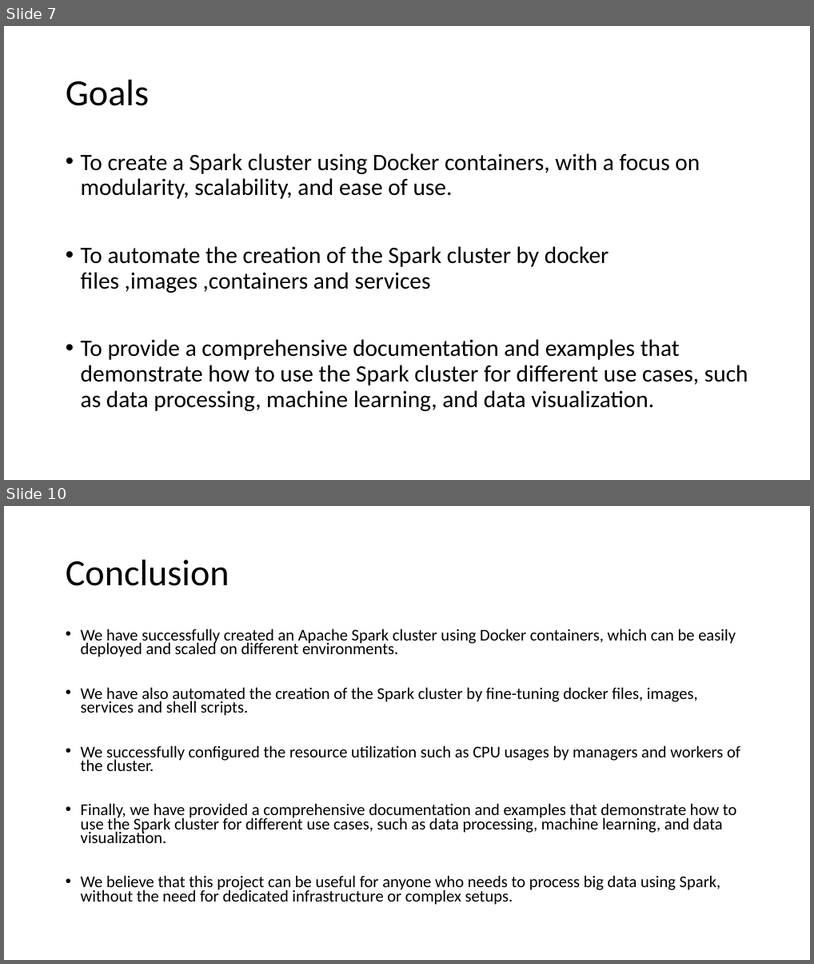
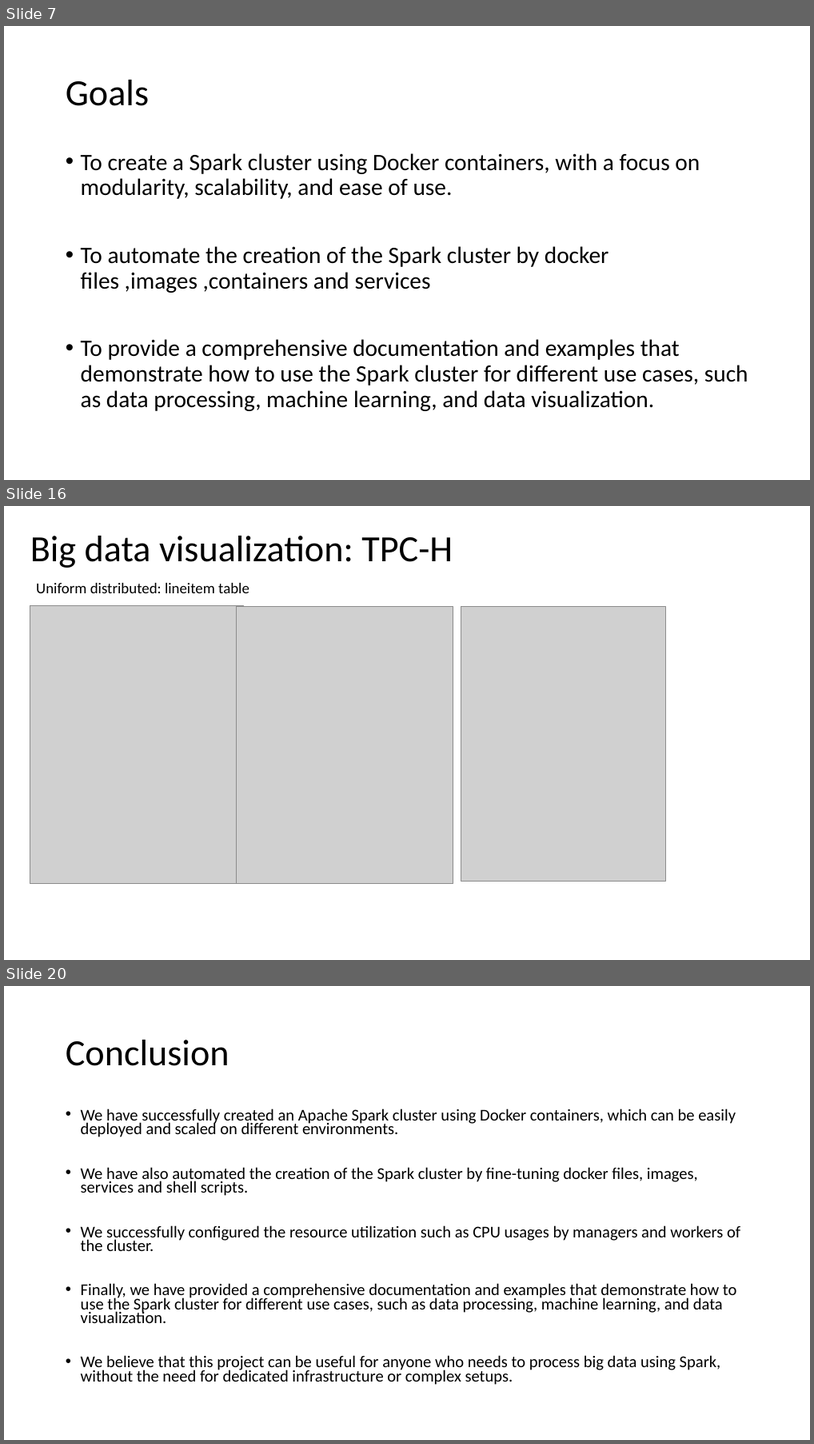
Before and after one commit to gprasad09/Apache-Spark-Cluster-Project, a slide deck: misc/ProjectReports-In progress/TermProject.pptx. Shown one above the other, each under a label of ours: slides 7 and 10 before the commit, slides 7, 16 and 20 after it; the slides between them are not shown. The pictures are 814x964 and 814x1444 pixels, drawn with LibreOffice and Linux fonts; fonts in the diff are those of the drawing; grey boxes stand for pictures. Boxes give left, top, right and bottom in pixels: in the first picture for what was removed or moved away, otherwise in the second. Text is boxed around its words. In the diff, an @@ line names an element or a change of style, - is before the commit and + after.

```diff
--- a/misc/ProjectReports-In progress/TermProject.pptx
+++ b/misc/ProjectReports-In progress/TermProject.pptx
@@ slide 16 added at <box>4,506,810,960</box>, background #FFFFFF @@
@@ title added at <box>30,536,453,568</box>, 44 pt, text #000000 @@
+Big data visualization: TPC-H
@@ text added at <box>36,583,250,593</box>, 18 pt, text #000000 @@
+Uniform distributed: lineitem table
@@ picture added at <box>30,606,243,884</box> @@
@@ picture added at <box>237,607,454,884</box> @@
@@ picture added at <box>462,607,666,881</box> @@
@@ what was slide 10 is now slide 20 @@
```
Also in this commit, not shown: 2 slides changed, 10 other slides added, 1 slide removed.
